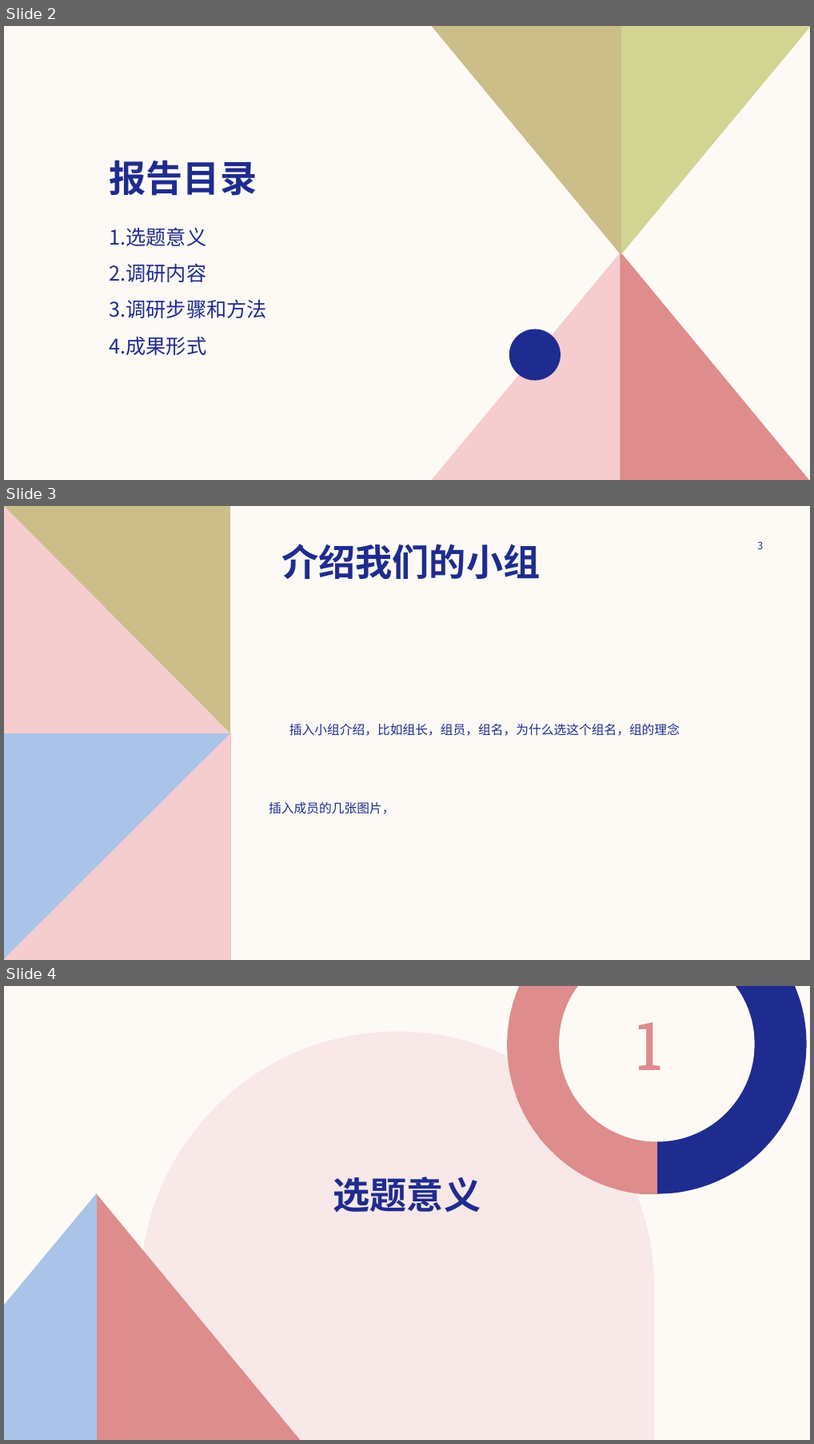
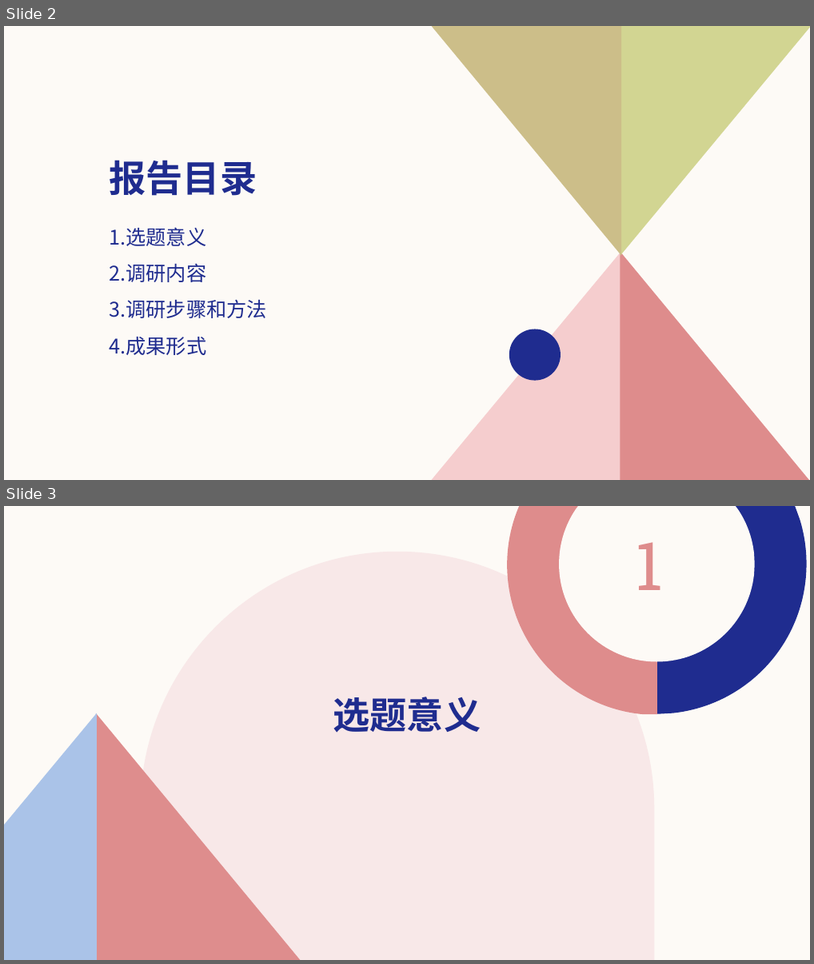
Before and after one commit to Mhenwa/00, a slide deck: 开题/原版/计算机科学与技术22-1_第3组_开题汇报_零零后大学生的消费行为调研.pptx. Shown one above the other, each under a label of ours: slides 2, 3 and 4 before the commit, slides 2 and 3 after it. The pictures are 814x1444 and 814x964 pixels, drawn with LibreOffice and Linux fonts; fonts in the diff are those of the drawing. Boxes give left, top, right and bottom in pixels: in the first picture for what was removed or moved away, otherwise in the second. Text is boxed around its words. In the diff, an @@ line names an element or a change of style, - is before the commit and + after.

```diff
--- a/开题/原版/计算机科学与技术22-1_第3组_开题汇报_零零后大学生的消费行为调研.pptx
+++ b/开题/原版/计算机科学与技术22-1_第3组_开题汇报_零零后大学生的消费行为调研.pptx
@@ slide 3 removed at bbox=[4, 506, 810, 960], background #FDFAF6 @@
@@ freeform shape removed at bbox=[4, 506, 230, 733] @@
@@ freeform shape removed at bbox=[4, 506, 230, 733] @@
@@ title removed at bbox=[282, 544, 540, 580] @@
-介绍我们的小组
@@ page number removed at bbox=[758, 541, 763, 549] @@
-3
@@ freeform shape removed at bbox=[4, 733, 231, 960] @@
@@ freeform shape removed at bbox=[4, 733, 231, 960] @@
@@ text removed at bbox=[290, 723, 680, 736] @@
-插入小组介绍，比如组长，组员，组名，为什么选这个组名，组的理念
@@ text removed at bbox=[269, 801, 394, 814] @@
-插入成员的几张图片，
@@ what was slide 4 is now slide 3 @@
```
Also in this commit, not shown: 1 slide changed, 3 other slides removed, 3 other files.
